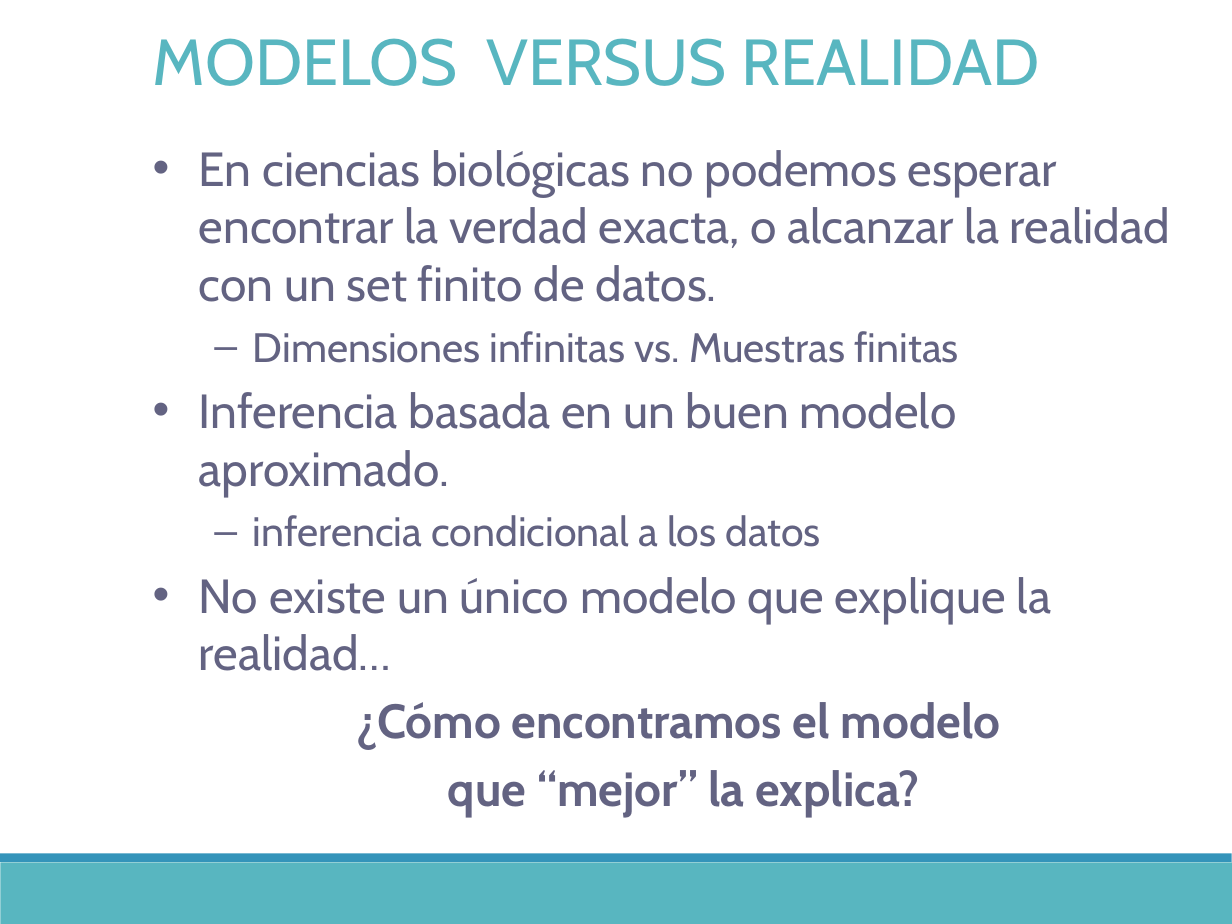
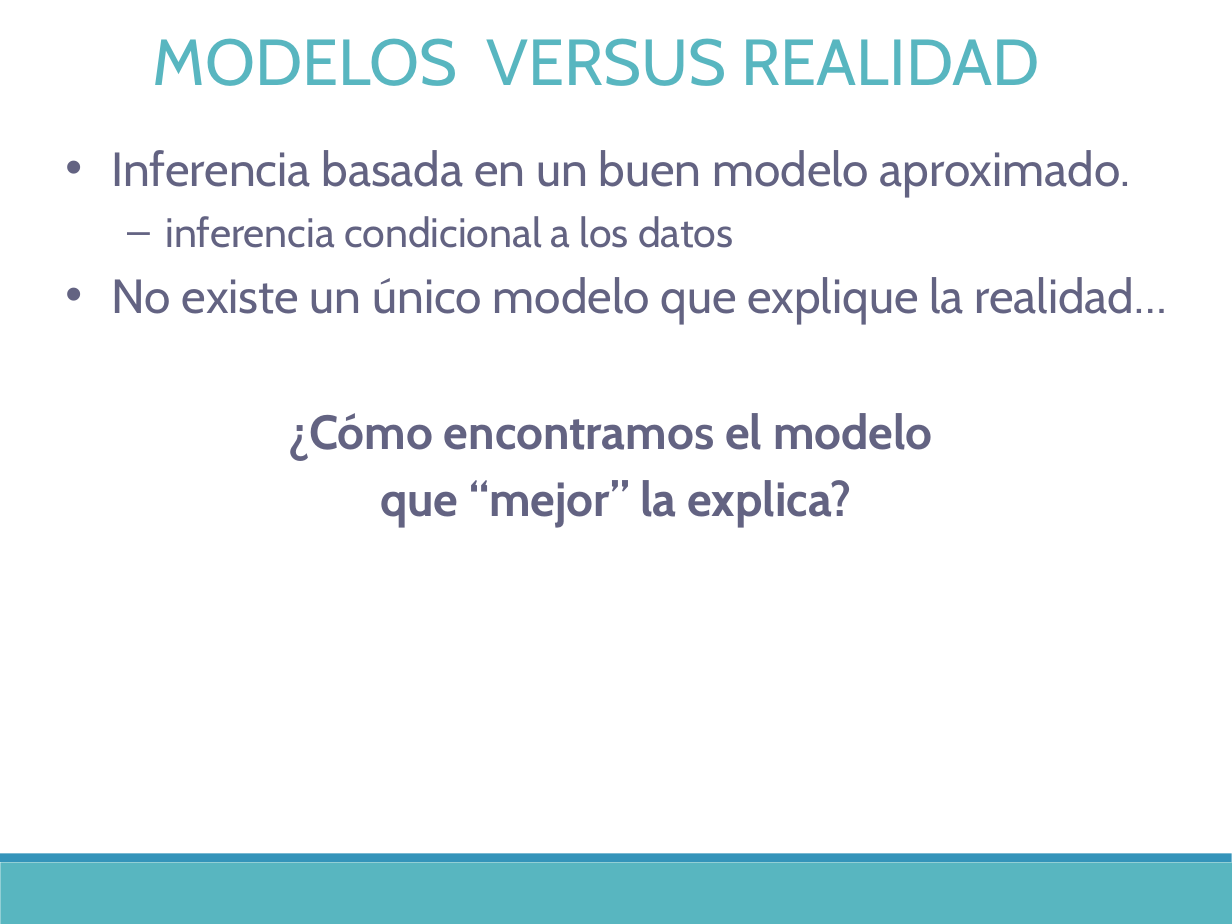
Before and after one commit to DrIgoA/Curso-Ocupacion23, a slide deck: slide 12 of Modulo 2_Occupacion2023.pptx (slide 11 before the commit). Drawn at 1232x924 pixels with LibreOffice and Linux fonts; fonts in the diff are those of the drawing. Boxes give left, top, right and bottom in pixels: in the first picture for what was removed or moved away, otherwise in the second. Text is boxed around its words. In the diff, an @@ line names an element or a change of style, - is before the commit and + after.

```diff
--- a/Modulo 2_Occupacion2023.pptx
+++ b/Modulo 2_Occupacion2023.pptx
@@ text "Inferencia basada en un buen ...": place and size @@
-text "Inferencia basada en un buen ..." at [199,150,1170,817]
+text "Inferencia basada en un buen ..." at [112,150,1167,528]
@@ text at [199,150,1170,363]: paragraphs removed @@
-• En ciencias biológicas no podemos esperar encontrar la verdad exacta, o alcanzar la realidad con un set finito de datos.
-  – Dimensiones infinitas vs. Muestras finitas
```
Also in this commit, not shown: 21 other slides changed, 7 slides added, 1 slide removed, 5 other files.
